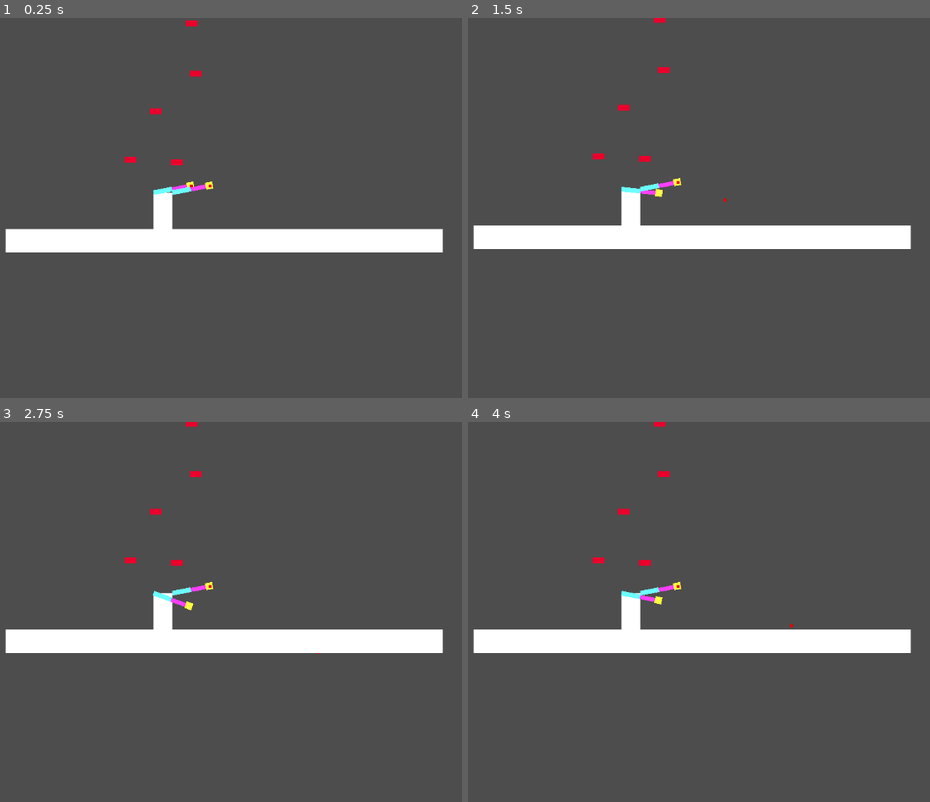
Above: before the commit, frames 1-4 (two rows, left to right).
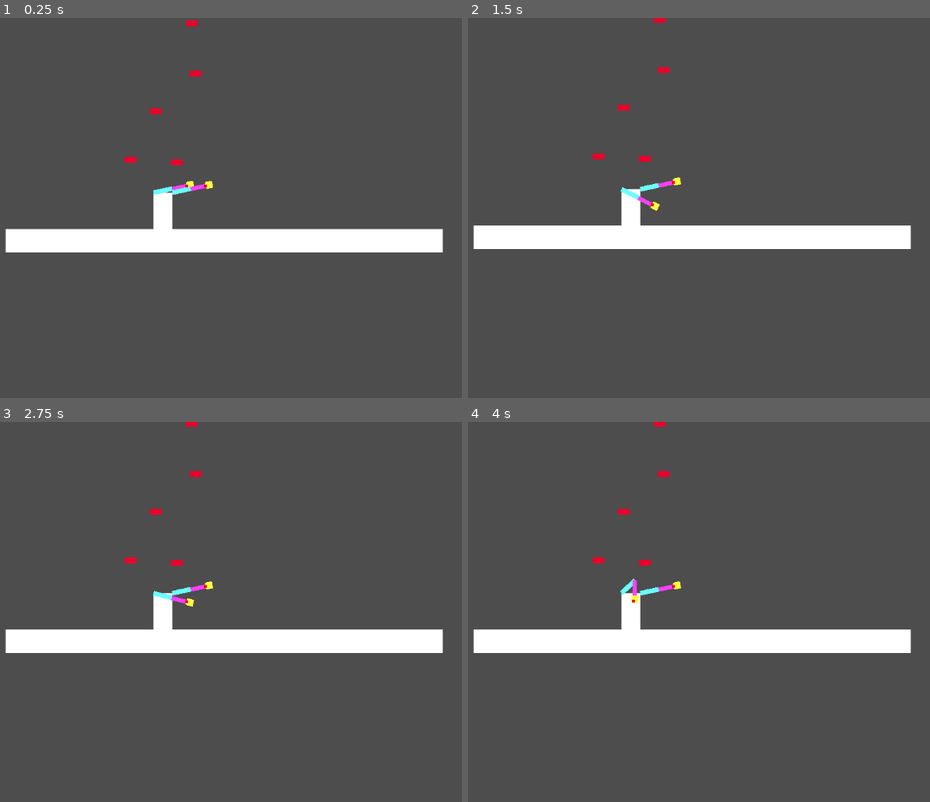
Above: after the commit, the same moments.

Repository: tonightoo/Bouldering
Game: Godot game, scene res://stage_1.tscn
Two runs of this game, one before a commit and one after it. Both use one fixed random seed, a clock stepped at 60 frames per second and the inputs below.
Inputs:
- Up to frame 1 (0.25 s): no input
- Up to frame 2 (1.5 s): hold D (LeftRight) 0.53-1.28 s; tap Enter at 1.25 s; hold S (LeftDown) from 1.28 s (still down)
- Up to frame 3 (2.75 s): release S (LeftDown) at 2.03 s; hold D (LeftRight) from 2.03 s (still down)
- Up to frame 4 (4 s): release D (LeftRight) at 2.78 s; hold W (LeftUp) 2.78-3.53 s; hold S (LeftDown) from 3.53 s (still down)

The runs differ from the first frame. In frame 1, less than 0.1% of the frame differs, in the area x 33-47%, y 42-47%; in frame 2, 0.3%, in the area x 32-57%, y 41-51%; in frame 3, 0.2%; in frame 4, 0.3%.

Commit message:
add target range limit

Diff:
--- a/player.gd
+++ b/player.gd
@@ -114,7 +114,11 @@
 		apply_body_from_hand(force_dir, delta)
 	else:
 		left_hand_target.global_position += left_dir * config.HAND_SPEED * delta
-
+		left_hand_target.global_position = clamp_to_circle(
+			left_shoulder.global_position,
+			left_hand_target.global_position,
+			config.LEFT_ARM_MAX_LEN
+		)
 
 	if grabbed_hold_right != null:
 		var force_dir: Vector2 = -right_dir
@@ -123,7 +127,24 @@
 	#print("right:", right_hand_target.global_position)
 	else:
 		right_hand_target.global_position += right_dir * config.HAND_SPEED * delta
-
+		right_hand_target.global_position = clamp_to_circle(
+			right_shoulder.global_position,
+			right_hand_target.global_position,
+			config.RIGHT_ARM_MAX_LEN
+		)
+
+func clamp_to_circle(
+	center: Vector2,
+	pos: Vector2,
+	max_radius: float
+) -> Vector2:
+	var v := pos - center
+	var d := v.length()
+
+	if d > max_radius:
+		return center + v.normalized() * max_radius
+
+	return pos
 
 
 func solve_ik(
--- a/player_config.gd
+++ b/player_config.gd
@@ -11,7 +11,7 @@
 @export var ELBOW_MIN = deg_to_rad(10)
 @export var ELBOW_MAX = deg_to_rad(150)
 
-var LEFT_ARM_MAX_LEN := LEFT_UPPER_ARM_LEN + LEFT_FORE_ARM_LEN - 1.0
+var LEFT_ARM_MAX_LEN := LEFT_UPPER_ARM_LEN + LEFT_FORE_ARM_LEN
 var LEFT_ARM_MIN_LEN := 10.0
-var RIGHT_ARM_MAX_LEN := RIGHT_UPPER_ARM_LEN + RIGHT_FORE_ARM_LEN - 1.0
+var RIGHT_ARM_MAX_LEN := RIGHT_UPPER_ARM_LEN + RIGHT_FORE_ARM_LEN
 var RIGHT_ARM_MIN_LEN := 10.0
